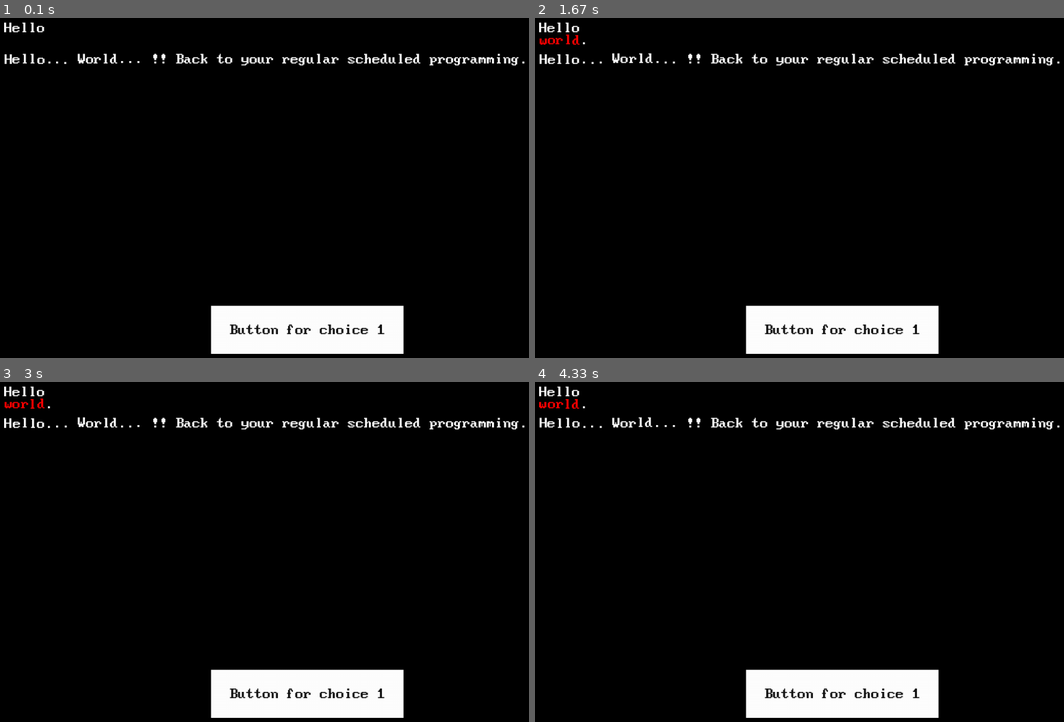
Above: before the commit, frames 1-4 (two rows, left to right).
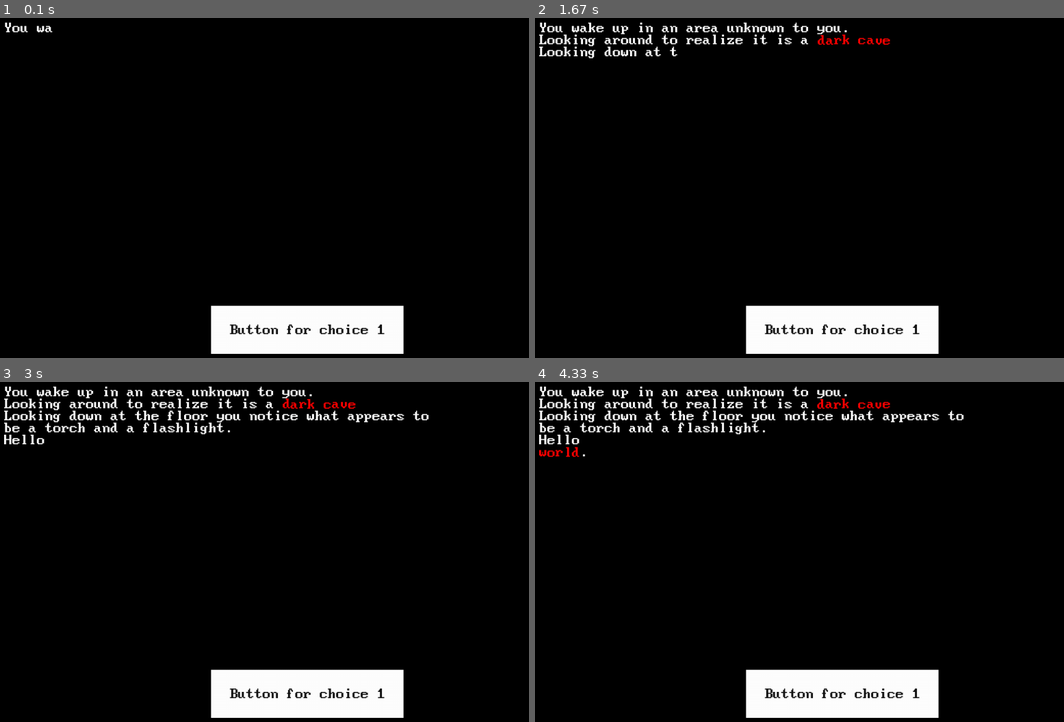
Above: after the commit, the same moments.

Repository: mortalglitch/reflections-cyoa
Game: pygame game, started from main.py
Two runs of this game, one before a commit and one after it. Both use one fixed random seed, a clock stepped at 60 frames per second and the inputs below. The source is Python 2; it was converted automatically to run under Python 3.
Inputs (mouse positions are in pixels of both pictures, inside the frame that each line leads up to):
- Up to frame 1 (0.1 s): no input
- Up to frame 2 (1.67 s): click (841, 330) at 0.38 s; click (847, 211) at 0.72 s
- Up to frame 3 (3 s): click (306, 694) at 2.05 s; click (280, 643) at 2.38 s
- Up to frame 4 (4.33 s): no input

The runs differ from the first frame. In frame 1, 1.2% of the frame differs, in the area x 0-100%, y 1-15%; in frame 2, 2.8%; in frame 3, 3.8%; in frame 4, 3.9%, in the area x 0-100%, y 1-23%.

Commit message:
Added fancy_text parser to build the pmtext paragraphs loaded in a temp test line in main

Diff:
--- a/config/default_config.py
+++ b/config/default_config.py
@@ -2,3 +2,4 @@
 SCREEN_HEIGHT = 720
 
 FONT = "./fonts/BigBlueTerminal/BigBlueTermPlusNerdFontMono-Regular.ttf"
+STORY = "./story_files/demo_story.txt"
--- a/main.py
+++ b/main.py
@@ -5,7 +5,8 @@
 import math
 
 from src.button import Button
-from config.default_config import *
+from src.fancy_text import FancyText
+from config.default_config import SCREEN_HEIGHT, SCREEN_WIDTH, FONT, STORY
 
 game_frame = 0
 objects = []
@@ -23,33 +24,16 @@
     clock = pygame.time.Clock()
     dt = 0
 
-    # pmtext init
-    font = pmtext.util_pygame.TTF(
-        "./fonts/BigBlueTerminal/BigBlueTermPlusNerdFontMono-Regular.ttf", 25
+    test_section = []
+    test_section.append("You wake up in an area unknown to you.")
+    test_section.append(
+        "Looking around to realize it is a [#c-255,0,0#] [#shake#] dark cave [#reset#]"
     )
-    p = pmtext.para.Graph(font)
-    t = pmtext.para.Typewriter(p)
+    test_section.append(
+        "Looking down at the floor you notice what appears to [#newline#] be a torch and a flashlight."
+    )
 
-    t.color(255, 255, 255)
-    t.string("Hello ")
-    t.newline()
-    t.wait(50)
-    t.color(255, 0, 0)
-    t.shake(jitter)
-    t.string("world")
-    t.shake(None)
-    t.color(255, 255, 255)
-    t.string(".")
-
-    jit = pmtext.para.Graph(font)
-    jit.shake(jitter)
-    jit.string("Hello... ")
-
-    jit.shake(singsong)
-    jit.string("World... ")
-
-    jit.shake(None)
-    jit.string("!! Back to your regular scheduled programming.")
+    newFancyText = FancyText(FONT, screen, test_section, objects)
 
     ## Button Testing
     customButton = Button(
@@ -73,11 +57,6 @@
         # Draw a white background
         screen.fill("black")
 
-        # Draw Typewriter
-        t.pulse()
-        t.draw(screen, 10, 10)
-
-        jit.draw(screen, 10, 75)
         for object in objects:
             object.process()
 
--- /dev/null
+++ b/src/fancy_text.py
@@ -0,0 +1,70 @@
+import pygame
+import pmtext.para
+import pmtext.util_pygame
+import math
+import random
+
+
+class FancyText:
+    def __init__(self, font, screen, textSection, objects):
+        self.font = font
+        self.screen = screen
+        self.textSection = textSection
+
+        # pmtext init
+        pmfont = pmtext.util_pygame.TTF(font, 25)
+        p = pmtext.para.Graph(pmfont)
+        t = pmtext.para.Typewriter(p)
+
+        colorDefault = [255, 255, 255]
+
+        # Loop over textSection
+        for line in textSection:
+            lineSplit = line.split()
+            for word in lineSplit:
+                if word.startswith("[#c"):
+                    new_color_raw = word[4:-2]
+                    new_color_split = new_color_raw.split(",")
+                    t.color(
+                        int(new_color_split[0]),
+                        int(new_color_split[1]),
+                        int(new_color_split[2]),
+                    )
+                elif word == "[#shake#]":
+                    t.shake(jitter)
+                elif word == "[#reset#]":
+                    t.color(colorDefault[0], colorDefault[1], colorDefault[2])
+                    t.shake(None)
+                elif word == "[#newline#]":
+                    t.newline()
+                else:
+                    t.string(word + " ")
+            t.newline()
+
+        # parse through each line
+        # look through each line and pull out specialized commands
+
+        t.color(255, 255, 255)
+        t.string("Hello ")
+        t.newline()
+        t.wait(50)
+        t.color(255, 0, 0)
+        t.shake(jitter)
+        t.string("world")
+        t.shake(None)
+        t.color(255, 255, 255)
+        t.string(".")
+        self.processedText = t
+        objects.append(self)
+
+    def process(self):
+        # Draw Typewriter
+        self.processedText.pulse()
+        self.processedText.draw(self.screen, 10, 10)
+
+
+def jitter(char_index):
+    """Angry text motion."""
+    x = random.randint(0, 1)
+    y = random.randint(0, 1)
+    return x, y
--- a/story_files/demo_story.txt
+++ b/story_files/demo_story.txt
@@ -1,20 +1,20 @@
 [%S Beginning %]
 You wake up in an area unknown to you.
-Looking around to realize it is a [# c-255,0,0 #][# shake #]dark cave[# reset #]
+Looking around to realize it is a [#c-255,0,0#] [#shake#]dark cave [#reset#]
 Looking down at the floor you notice what appears to be a torch and a flashlight.
 [%C Grab Torch :: Torch %][%C Grab Flashlight :: Flashlight %]
 
 [%S Torch %]
-You grab the torch and underneath was a flint and steel. You hold on to both for now. There is a [# c-0,255,0 #][# shake #]strong pungent smell[# reset #] in the air not just from the torch.
+You grab the torch and underneath was a flint and steel. You hold on to both for now. There is a [#c-0,255,0#] [#shake#] strong pungent smell [#reset#] in the air not just from the torch.
 You feel you shouldn't stay here long.
 [%C Light Torch :: Try to light %][%C Explore without lighting :: Explore without light %]
 
 [%S Flashlight %]
 You look over the flashlight and it seems to be in decent condition. It does look a little strange though. This flashlight has both a sliding switch and a button.
-There is a [# c-0,255,0 #][# shake #]strong pungent smell[# reset #] in the air.
+There is a [#c-0,255,0#] [#shake#] strong pungent smell [#reset#] in the air.
 
 [%S Try to light %]
-Despite the lack of experience with a flint and steel you we …(65 unchanged characters)… e you are standing in the room with a [# c-255,0,0 #][# shake #]Laparell[# reset #] which can now see you. The [# c-255,0,0 #][# shake #]Laparell[# reset #] isn't too fond of what it sees and quickly ends your life.
+Despite the lack of experience with a flint and steel you we …(65 unchanged characters)… e you are standing in the room with a [#c-255,0,0#] [#shake#] Laparell [#reset#] which can now see you. The [#c-255,0,0#] [#shake#] Laparell [#reset#] isn't too fond of what it sees and quickly ends your life.
 [%e Bad Ending 1 %]
 
 [%S Explore without light %]
@@ -22,9 +22,9 @@
 [%e Bad Ending 2 %]
 
 [%S Push button %]
-You try and push the button on the flashlight but find it's  …(167 unchanged characters)… e loud sounds of the siren you hear a [# c-165,42,42 #][# shake #]low growl[# reset #] that sounds almost tiger like. Within …(75 unchanged characters)…
+You try and push the button on the flashlight but find it's  …(167 unchanged characters)… e loud sounds of the siren you hear a [#c-165,42,42#] [#shake#] low growl [#reset#] that sounds almost tiger like. Within …(75 unchanged characters)…
 [%e Bad Ending 3 %]
 
 [%S Flip switch %]
-The switch comes with a satisfying click. Unfortunately this …(154 unchanged characters)… om. If you are not mistaken this is a [# c-255,0,0 #][# shake #]Laparell[# reset #]. As quickly as the switch clicked the c …(95 unchanged characters)…
+The switch comes with a satisfying click. Unfortunately this …(154 unchanged characters)… om. If you are not mistaken this is a [#c-255,0,0#] [#shake#] Laparell [#reset#] . As quickly as the switch clicked the c …(95 unchanged characters)…
 [%e Bad Ending 4 %]
